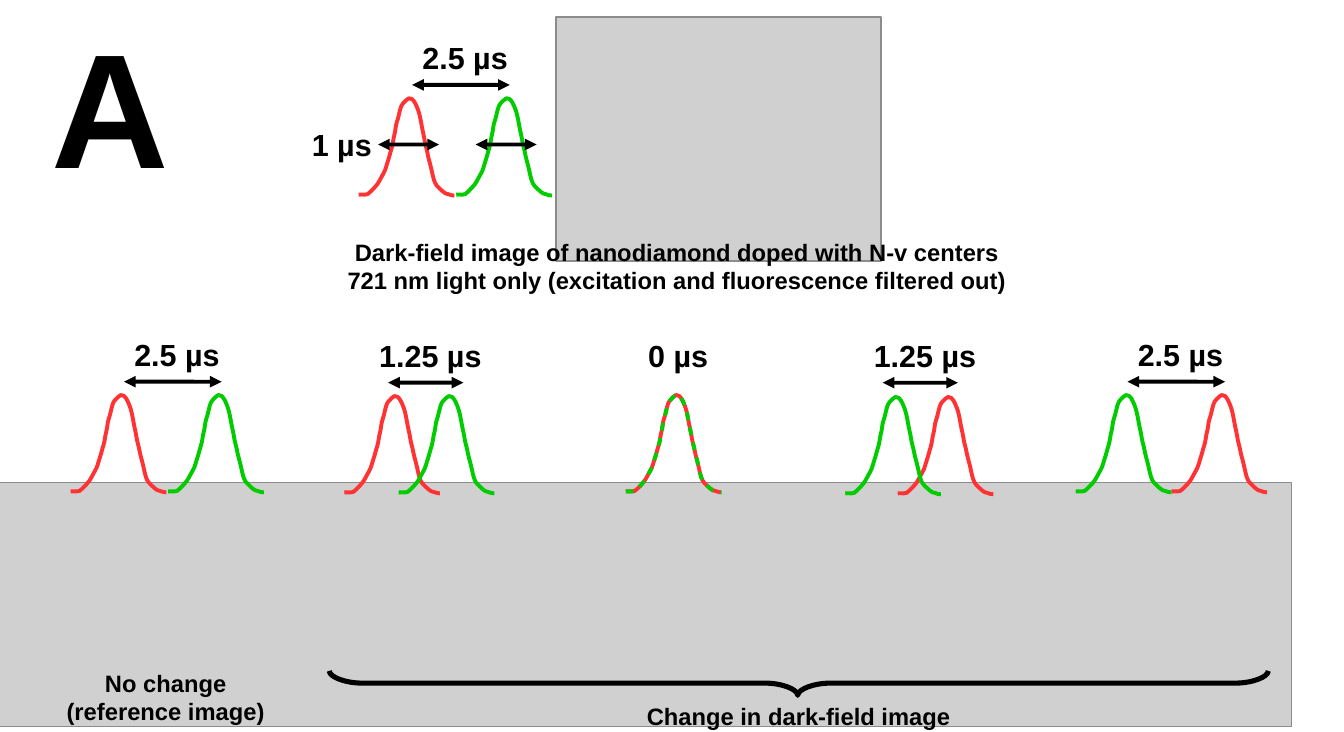
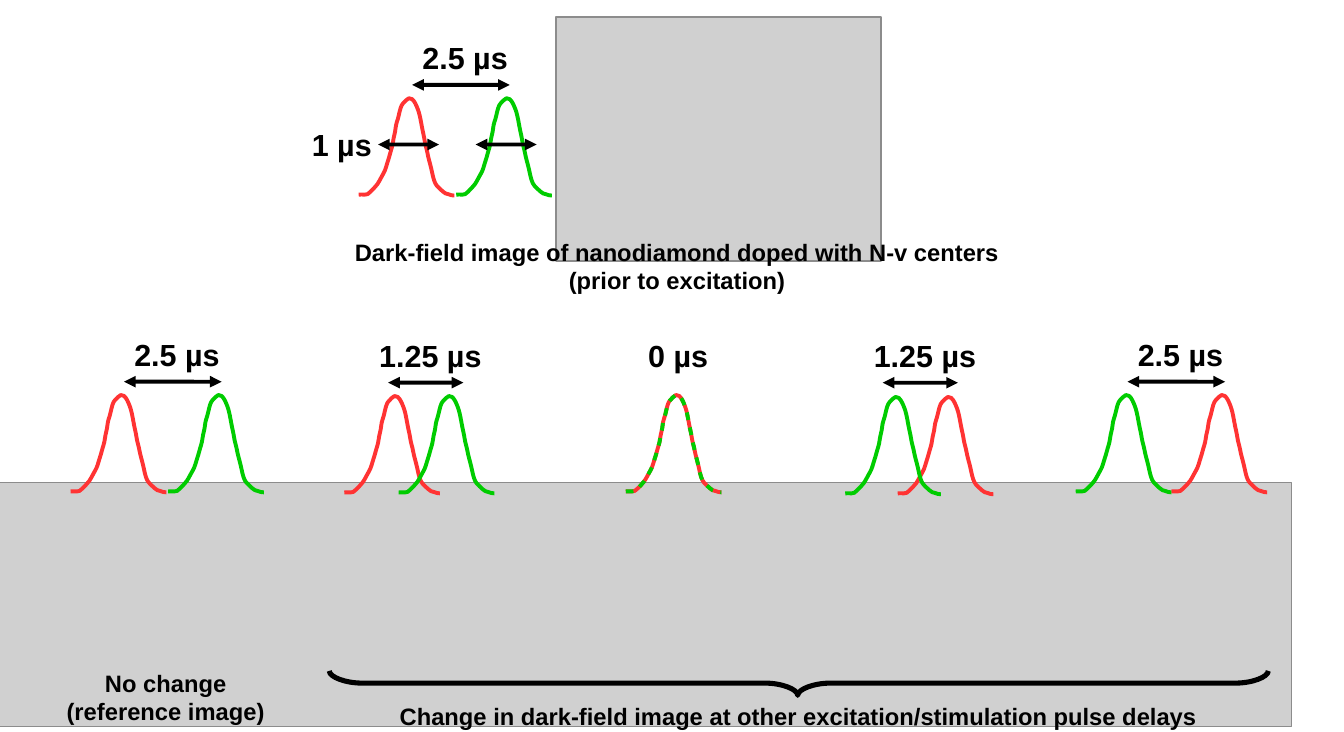
Before and after one commit to AndrewGYork/stimulated_emission_imaging, a slide deck: slide 1 of images/figure_A5/figure_A5a.odp. Drawn at 1344x732 pixels with LibreOffice and Linux fonts; fonts in the diff are those of the drawing; grey boxes stand for pictures. Boxes give left, top, right and bottom in pixels: in the first picture for what was removed or moved away, otherwise in the second. Text is boxed around its words. In the diff, an @@ line names an element or a change of style, - is before the commit and + after.

```diff
--- a/images/figure_A5/figure_A5a.odp
+++ b/images/figure_A5/figure_A5a.odp
@@ text removed at box(52, 56, 169, 168) @@
-A
@@ text at box(569, 271, 785, 294): text changed @@
-721 nm light only (excitation and fluorescence filtered out)
+(prior to excitation)
@@ text at box(400, 708, 1196, 730): text changed @@
-Change in dark-field image
+Change in dark-field image at other excitation/stimulation pulse delays
```
Also in this commit, not shown: 11 other files.
